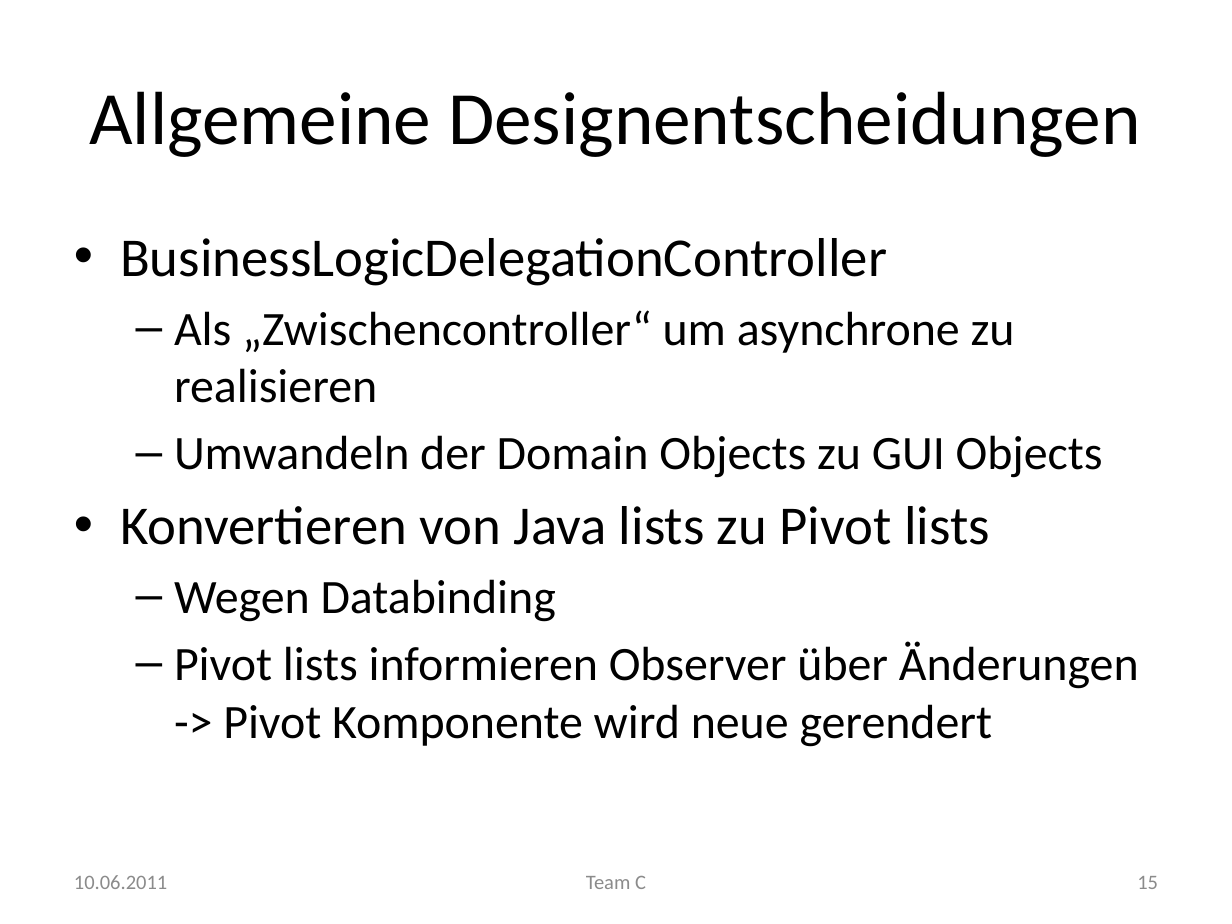
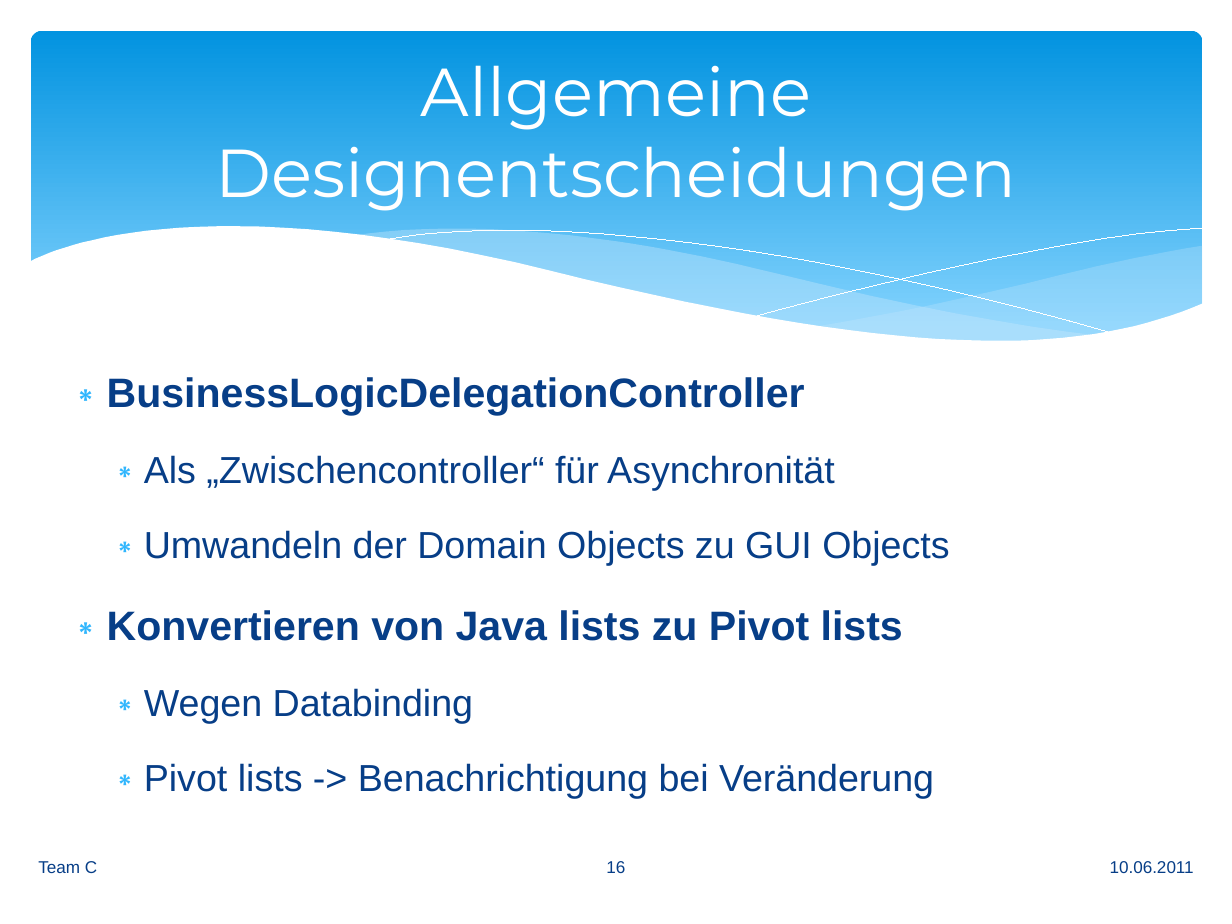
Before and after one commit to manuelTscholl/easydiet-team-c, a slide deck: slide 16 of doc/Abschluss/EasyDiet.pptx (slide 15 before the commit). Drawn at 1232x924 pixels with LibreOffice and Linux fonts; fonts in the diff are those of the drawing. Boxes give left, top, right and bottom in pixels: in the first picture for what was removed or moved away, otherwise in the second. Text is boxed around its words. In the diff, an @@ line names an element or a change of style, - is before the commit and + after.

```diff
--- a/doc/Abschluss/EasyDiet.pptx
+++ b/doc/Abschluss/EasyDiet.pptx
@@ rounded rectangle added at box(31, 31, 1202, 363), fill gradient #0293E0 to #83D3FE @@
@@ title "Allgemeine Designentscheidungen": place and size @@
-title "Allgemeine Designentscheidungen" at box(89, 91, 1141, 157)
+title "Allgemeine Designentscheidungen" at box(215, 65, 1016, 211)
@@ title "Allgemeine Designentscheidungen" at box(215, 65, 1016, 211): size 44 to 39.6 pt, font Calibri to Montserrat, text colour #000000 to #FFFFFF @@
@@ group added at box(28, 227, 1204, 405): 5 freeform shapes @@
@@ text "BusinessLogicDelegationController": place and size @@
-text "BusinessLogicDelegationController" at box(120, 238, 1139, 747)
+text "BusinessLogicDelegationController" at box(107, 377, 949, 798)
@@ text at box(107, 377, 949, 723): size 32 to 24 pt, bold on in "BusinessLogicDelegationController", "Konvertieren von Java lists zu Pivot lists"; font Calibri to Arial, text colour #000000 to #073E87 in "BusinessLogicDelegationController", "Umwandeln der Domain Objects zu GUI Objects", "Konvertieren von Java lists zu Pivot lists", "Wegen Databinding"; size 28 to 22 pt in "Umwandeln der Domain Objects zu GUI Objects", "Wegen Databinding"; bullet • to ∗; line spacing 1 to 1.5; less space between paragraphs; bullet – to ∗ @@
@@ text at box(144, 455, 835, 491): text changed; size 28 to 22 pt; font Calibri to Arial; text colour #000000 to #073E87 @@
-  – Als „Zwischencontroller“ um asynchrone zu realisieren
+  ∗ Als „Zwischencontroller“ für Asynchronität
@@ text at box(144, 763, 934, 798): text changed; size 28 to 22 pt; font Calibri to Arial; text colour #000000 to #073E87 @@
-  – Pivot lists informieren Observer über Änderungen -> Pivot Komponente wird neue gerendert
+  ∗ Pivot lists -> Benachrichtigung bei Veränderung
@@ text "Team C": place and size @@
-text "Team C" at box(586, 876, 646, 889)
+text "Team C" at box(38, 861, 97, 873)
@@ text "Team C" at box(38, 861, 97, 873): size 12 to 10 pt, font Calibri to Arial, text colour #8C8C8C to #073E87; alignment centre to left @@
@@ page number added at box(606, 861, 625, 873), 10 pt, text #073E87 @@
+16
@@ text "10.06.2011": place and size @@
-text "10.06.2011" at box(74, 875, 167, 889)
+text "10.06.2011" at box(1110, 861, 1194, 873)
@@ text "10.06.2011" at box(1110, 861, 1194, 873): size 12 to 10 pt, font Calibri to Arial, text colour #8C8C8C to #073E87; alignment left to right @@
@@ page number removed at box(1137, 876, 1158, 889) @@
-15
```
Also in this commit, not shown: 25 other slides changed, 3 slides added.
